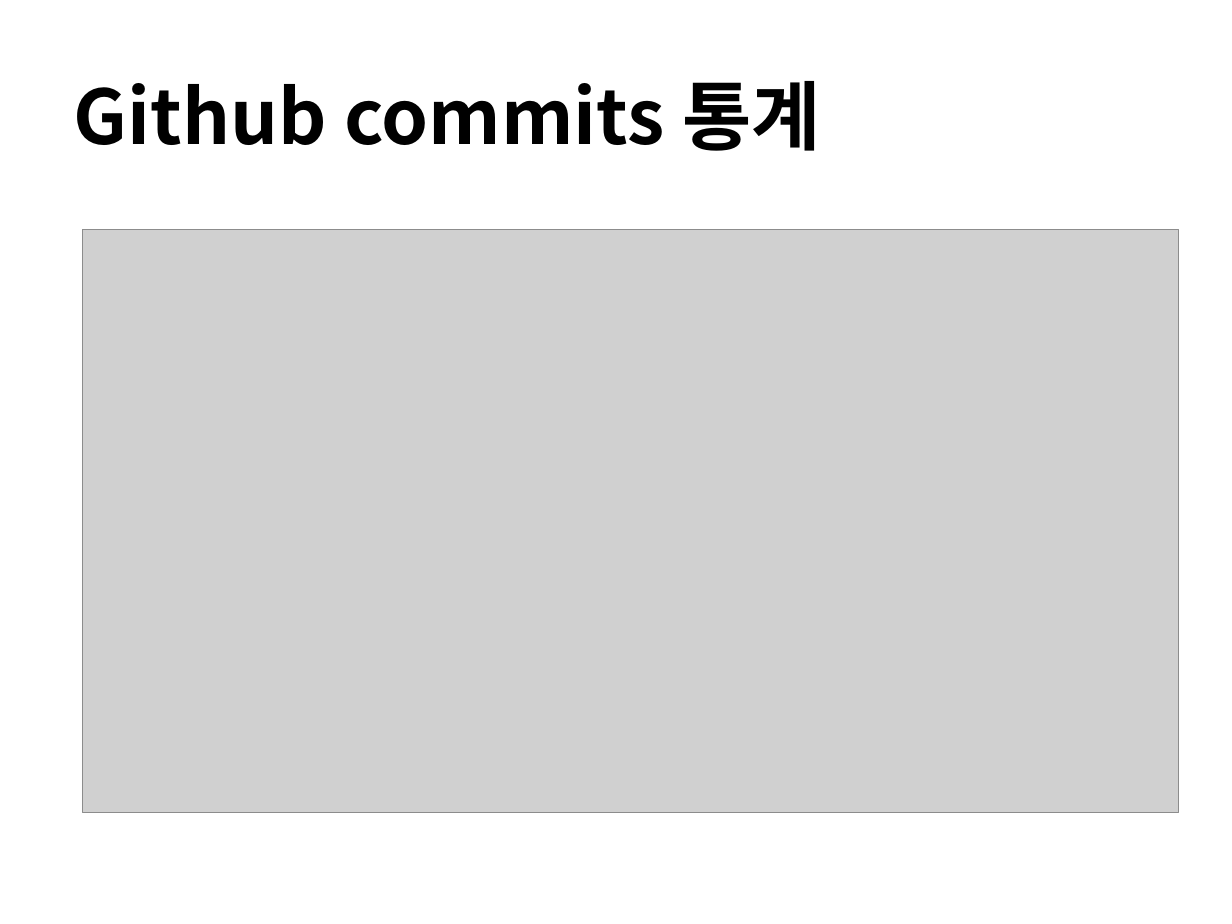
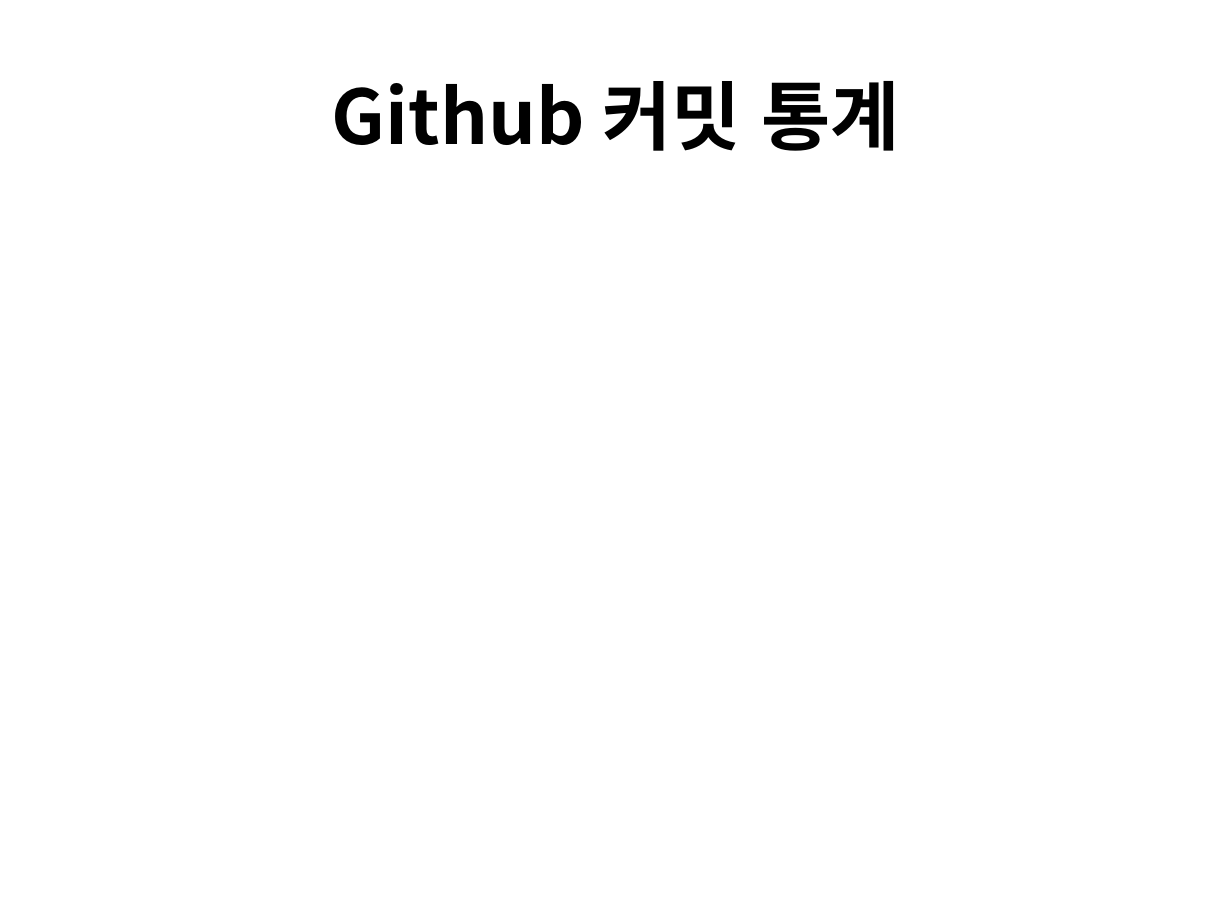
Before and after one commit to hwawonhan/2dgp, a slide deck: slide 5 of ppt/project_2.pptx. Drawn at 1232x924 pixels with LibreOffice and Linux fonts; fonts in the diff are those of the drawing; grey boxes stand for pictures; background and template pictures are left out. Boxes give left, top, right and bottom in pixels: in the first picture for what was removed or moved away, otherwise in the second. Text is boxed around its words. In the diff, an @@ line names an element or a change of style, - is before the commit and + after.

```diff
--- a/ppt/project_2.pptx
+++ b/ppt/project_2.pptx
@@ title at [332,81,901,151]: text changed @@
-Github commits 통계
+Github 커밋 통계
@@ picture removed at [83,229,1179,812] @@
```
Also in this commit, not shown: 3 other slides changed, 1 other file.
